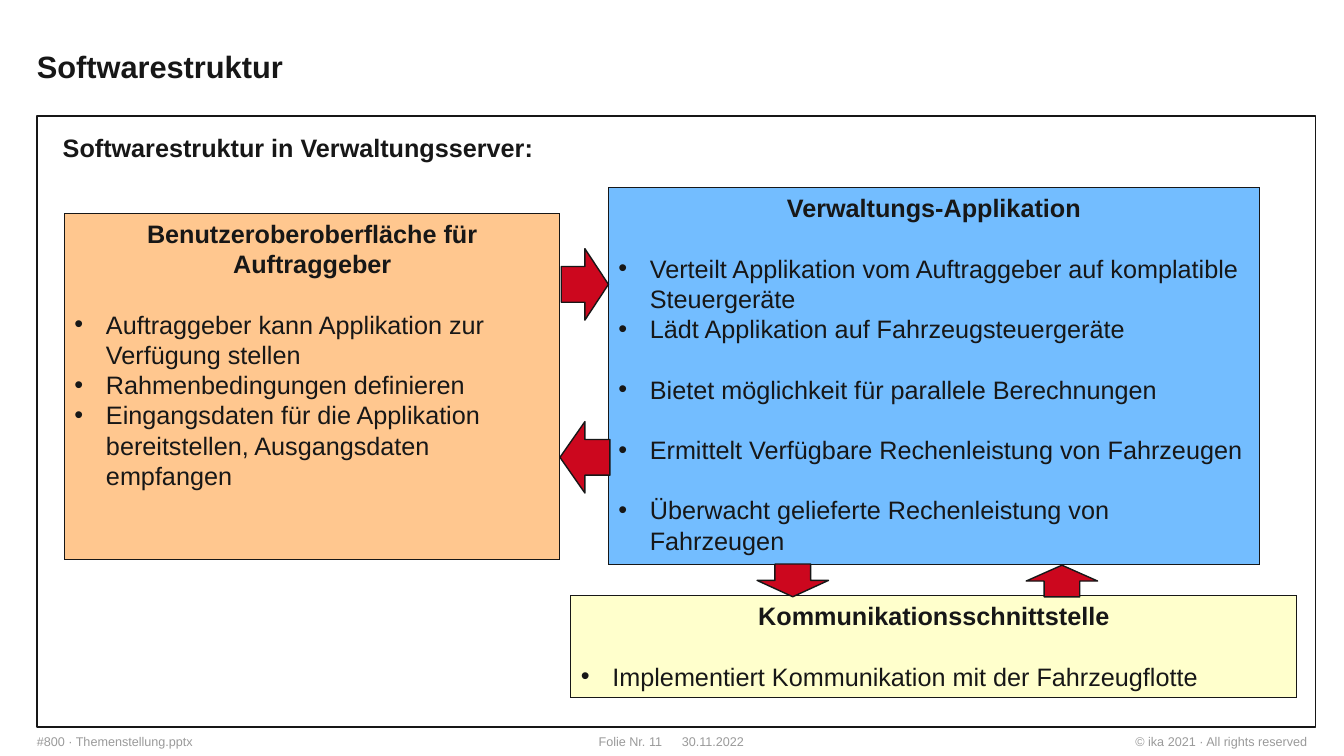
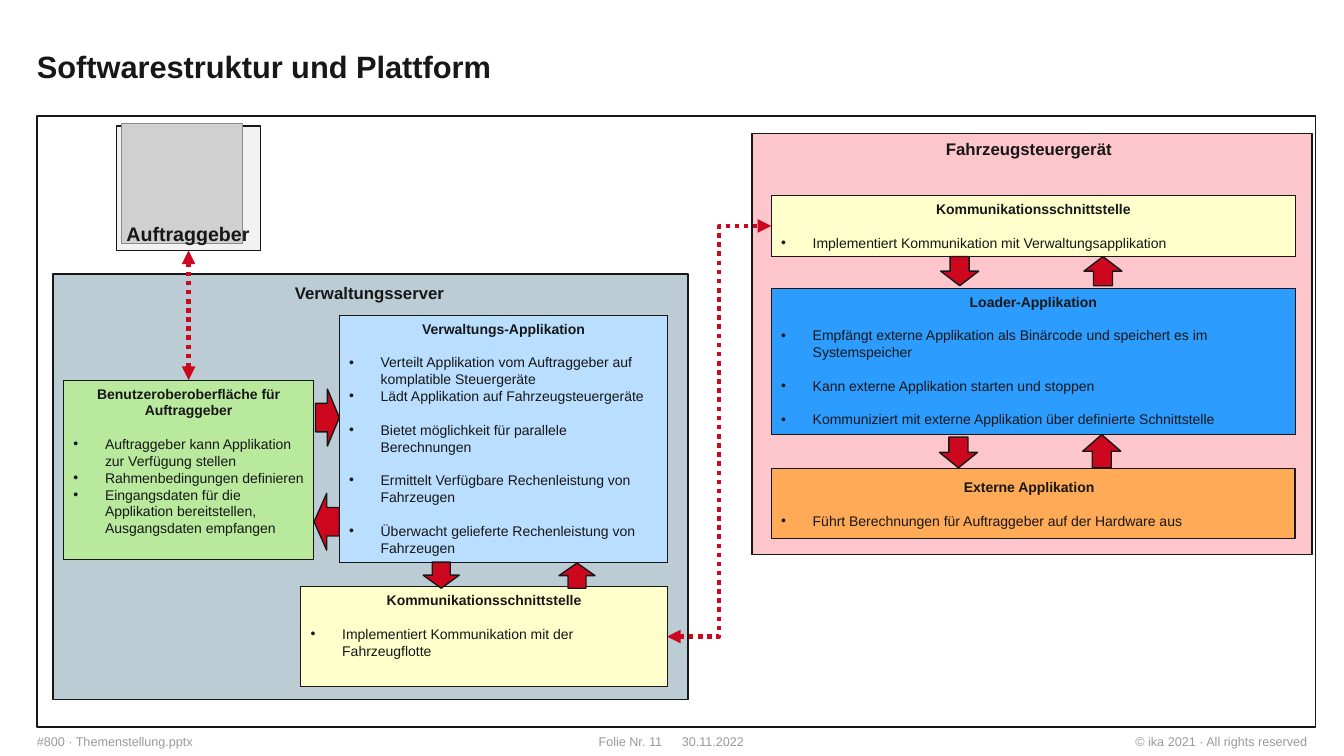
Before and after one commit to WhR4Ven/Diss_Dokument, a slide deck: slide 11 of Vortrag/Themenstellung.pptx. Drawn at 1344x756 pixels with LibreOffice and Linux fonts; fonts in the diff are those of the drawing; grey boxes stand for pictures; background and template pictures are left out. Boxes give left, top, right and bottom in pixels: in the first picture for what was removed or moved away, otherwise in the second. Text is boxed around its words. In the diff, an @@ line names an element or a change of style, - is before the commit and + after.

```diff
--- a/Vortrag/Themenstellung.pptx
+++ b/Vortrag/Themenstellung.pptx
@@ title at <box>37,55,491,79</box>: text changed @@
-Softwarestruktur
+Softwarestruktur und Plattform
@@ text removed at <box>63,138,533,163</box> @@
-Softwarestruktur in Verwaltungsserver:
@@ rectangle added at <box>117,126,261,250</box>, fill #F2F2F2, outline #171717 1 pt @@
@@ picture added at <box>122,123,243,244</box> @@
@@ group added at <box>752,133,1313,554</box>: 4 rectangles, 3 down arrows, 2 texts @@
+Kommunikationsschnittstelle
+• Implementiert Kommunikation mit Verwaltungsapplikation
+Loader-Applikation
+• Empfängt externe Applikation als Binärcode und speichert es im Systemspeicher
+• Kann externe Applikation starten und stoppen
+• Kommuniziert mit externe Applikation über definierte Schnittstelle
+Externe Applikation
+• Führt Berechnungen für Auftraggeber auf der Hardware aus
+Fahrzeugsteuergerät
@@ text added at <box>126,225,249,245</box>, 14 pt, text #171717, bold @@
+Auftraggeber
@@ elbow double arrow added from (667, 637) to (771, 226), #CC071E 3.25 pt dashed @@
@@ elbow double arrow added from (189, 380) to (189, 251), #CC071E 3.25 pt dashed @@
@@ down arrow removed at <box>562,249,609,321</box> @@
@@ group added at <box>52,274,688,700</box>: 3 down arrows, 1 rectangle, 1 text @@
+Verwaltungsserver
@@ rectangle "Verwaltungs-Applikation": place and size @@
-rectangle "Verwaltungs-Applikation" at <box>609,188,1260,565</box>
+rectangle "Verwaltungs-Applikation" at <box>340,316,668,564</box>
@@ rectangle "Verwaltungs-Applikation" at <box>340,316,668,564</box>: size 18 to 10 pt; fill #73BDFF to #B9DEFF @@
@@ rectangle "Benutzeroberoberfläche für Auftraggeber": place and size @@
-rectangle "Benutzeroberoberfläche für Auftraggeber" at <box>65,214,560,560</box>
+rectangle "Benutzeroberoberfläche für Auftraggeber" at <box>64,380,314,560</box>
@@ rectangle "Benutzeroberoberfläche für Auftraggeber" at <box>64,380,314,560</box>: size 18 to 10 pt; fill #FFC78F to #B9E99D @@
@@ down arrow removed at <box>560,422,610,494</box> @@
@@ down arrow: place and size @@
-down arrow at <box>1026,566,1098,597</box>
+down arrow at <box>1083,435,1121,468</box>
@@ down arrow at <box>560,564,596,589</box>: rotation 0 to 180 degrees @@
@@ rectangle "Kommunikationsschnittstelle": place and size @@
-rectangle "Kommunikationsschnittstelle" at <box>571,596,1297,698</box>
+rectangle "Kommunikationsschnittstelle" at <box>300,587,666,686</box>
@@ rectangle "Kommunikationsschnittstelle" at <box>300,587,666,686</box>: size 18 to 10 pt @@
```
Also in this commit, not shown: 11 other slides changed, 3 slides added, 2 slides removed.
